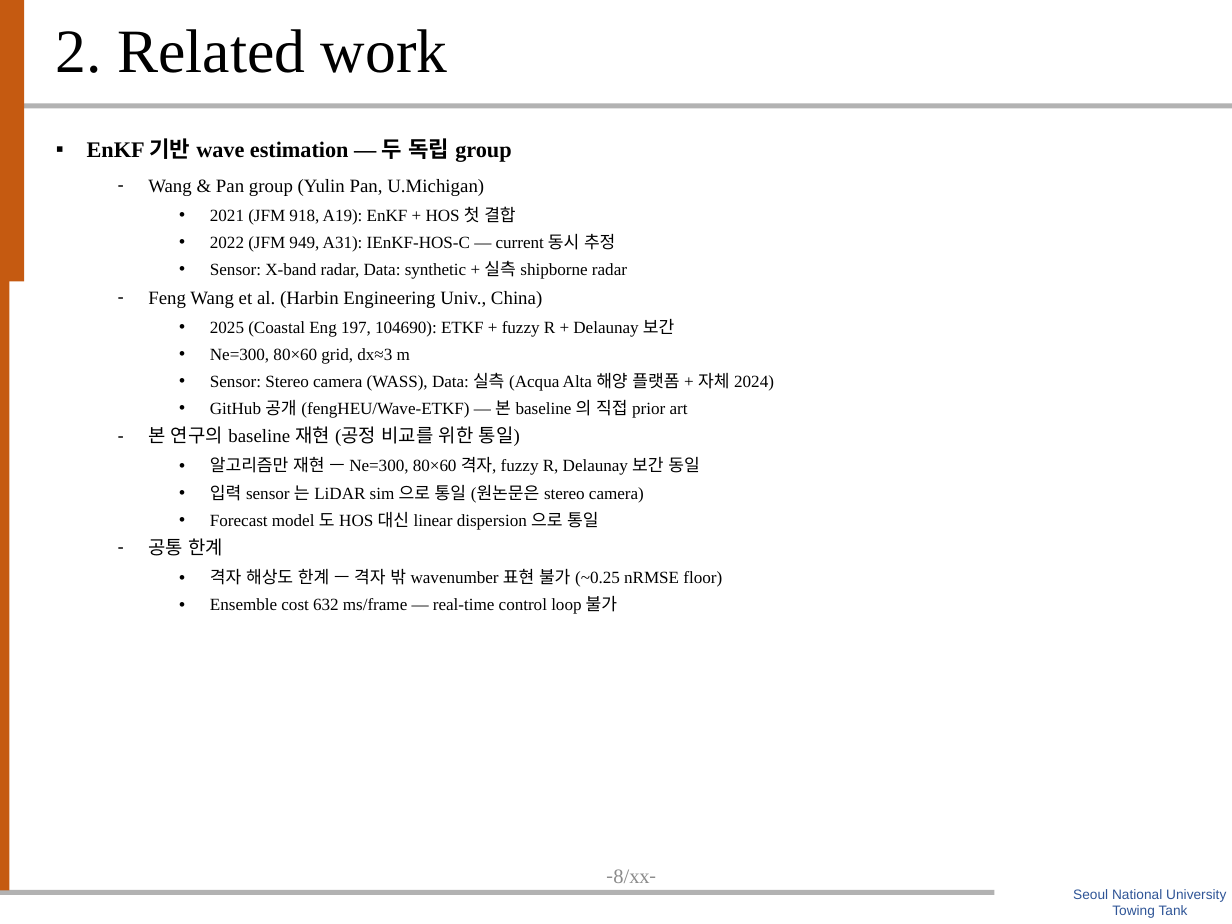
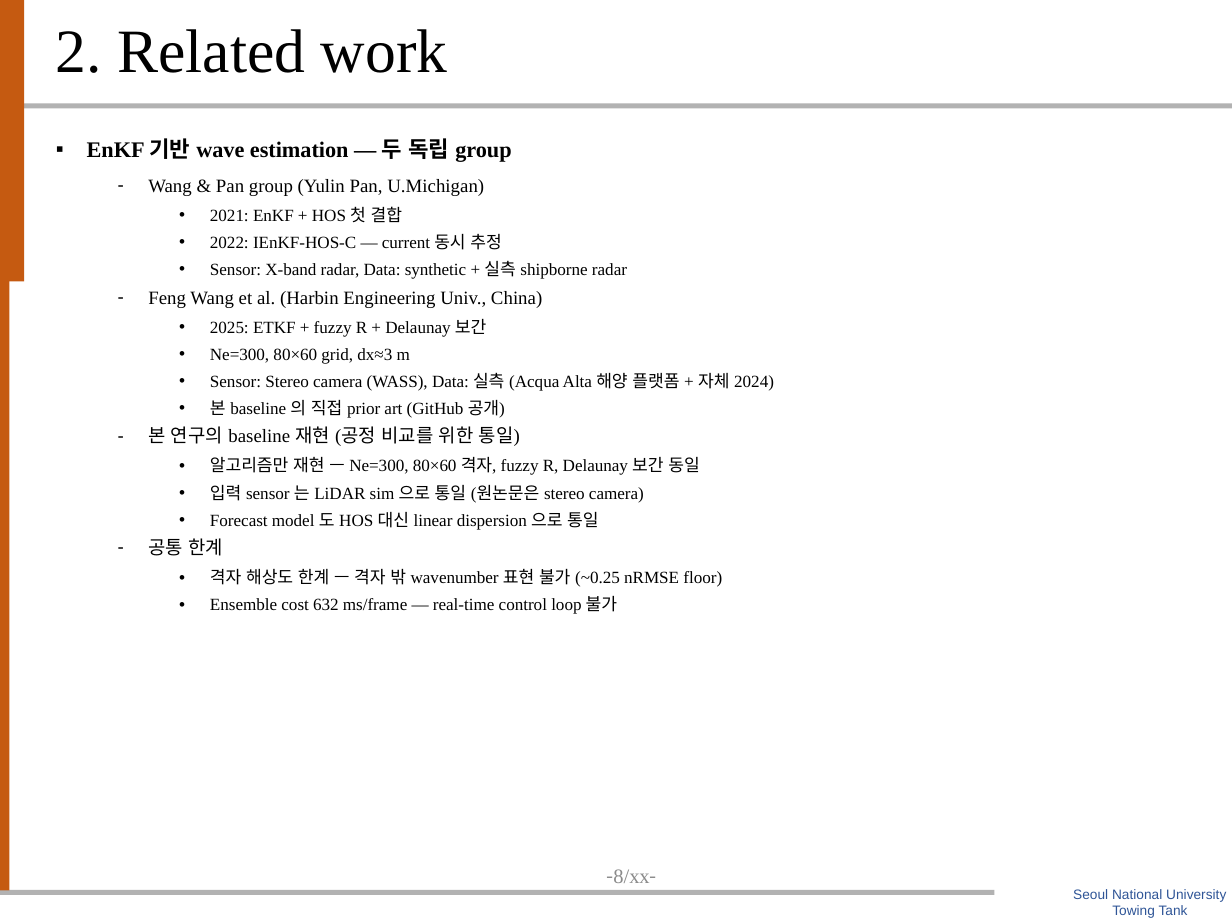
Before and after one commit to SAEYONGPARK94/wavesplat, a slide deck: slide 9 of wavesplat/docs/labmeeting_20260513_박세용_filled.pptx. Drawn at 1232x924 pixels with LibreOffice and Linux fonts; fonts in the diff are those of the drawing; background and template pictures are left out. Boxes give left, top, right and bottom in pixels: in the first picture for what was removed or moved away, otherwise in the second. Text is boxed around its words. In the diff, an @@ line names an element or a change of style, - is before the commit and + after.

```diff
--- a/wavesplat/docs/labmeeting_20260513_박세용_filled.pptx
+++ b/wavesplat/docs/labmeeting_20260513_박세용_filled.pptx
@@ text at [210, 206, 501, 250]: text changed @@
-    • 2021 (JFM 918, A19): EnKF + HOS 첫 결합
-    • 2022 (JFM 949, A31): IEnKF-HOS-C — current 동시 추정
+    • 2021: EnKF + HOS 첫 결합
+    • 2022: IEnKF-HOS-C — current 동시 추정
@@ text at [210, 319, 486, 337]: text changed @@
-    • 2025 (Coastal Eng 197, 104690): ETKF + fuzzy R + Delaunay 보간
+    • 2025: ETKF + fuzzy R + Delaunay 보간
@@ text at [210, 400, 505, 418]: text changed @@
-    • GitHub 공개 (fengHEU/Wave-ETKF) — 본 baseline 의 직접 prior art
+    • 본 baseline 의 직접 prior art (GitHub 공개)
```
Also in this commit, not shown: 2 other slides changed, 1 other file.
